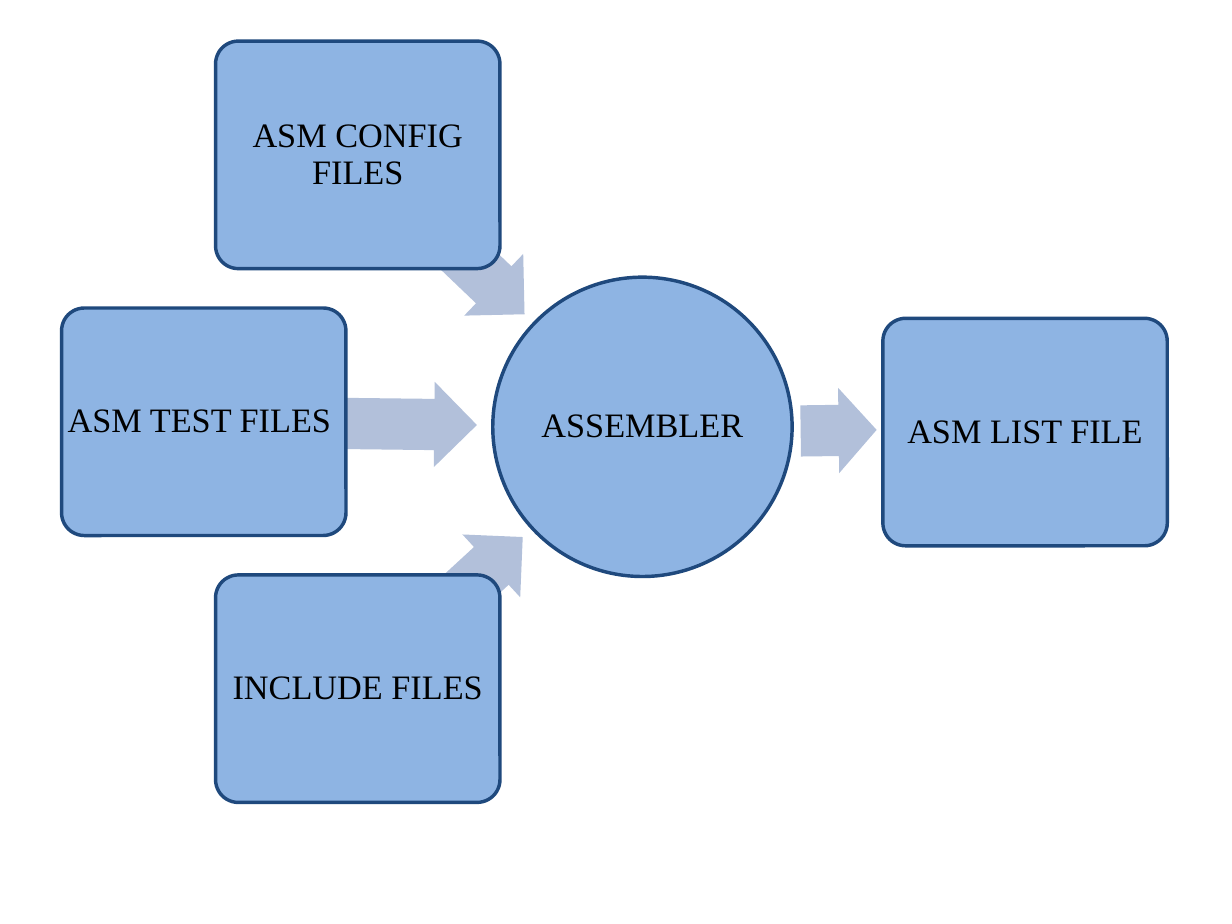
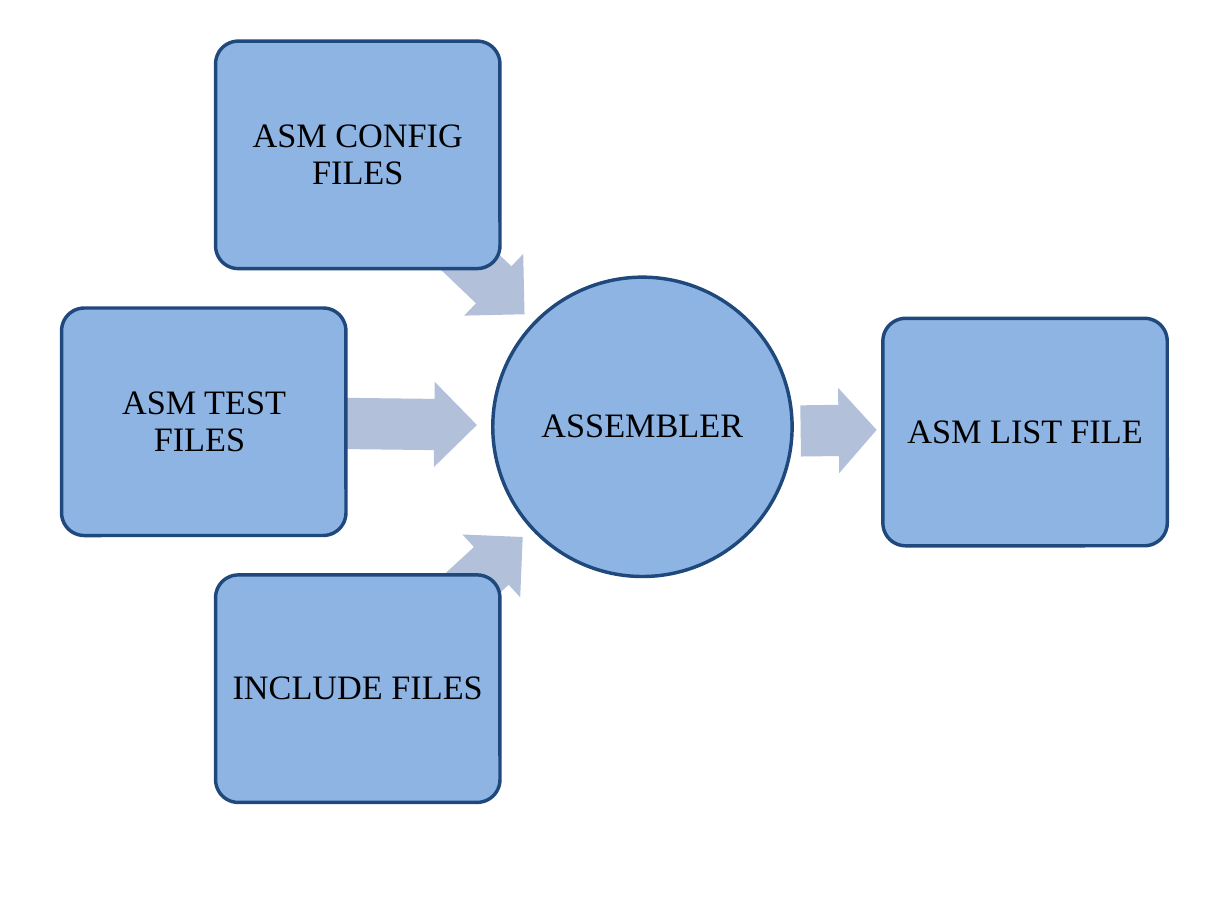
Before and after one commit to miramohan/thesis_first, a slide deck: slide 4 of pptFigures.pptx. Drawn at 1232x924 pixels with LibreOffice and Linux fonts; fonts in the diff are those of the drawing. Boxes give left, top, right and bottom in pixels: in the first picture for what was removed or moved away, otherwise in the second. Text is boxed around its words. In the diff, an @@ line names an element or a change of style, - is before the commit and + after.

```diff
--- a/pptFigures.pptx
+++ b/pptFigures.pptx
@@ text "ASM TEST FILES" rewrapped from box(68, 409, 331, 433) to box(122, 391, 286, 452) @@
```
Also in this commit, not shown: 8 other slides changed, 5 slides added, 1 other file.
